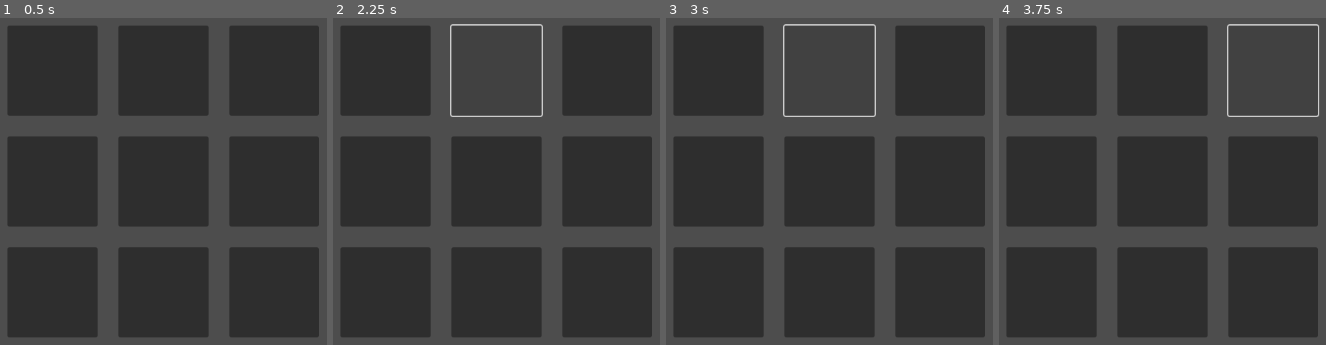
Above: before the commit, frames 1-4 (left to right).
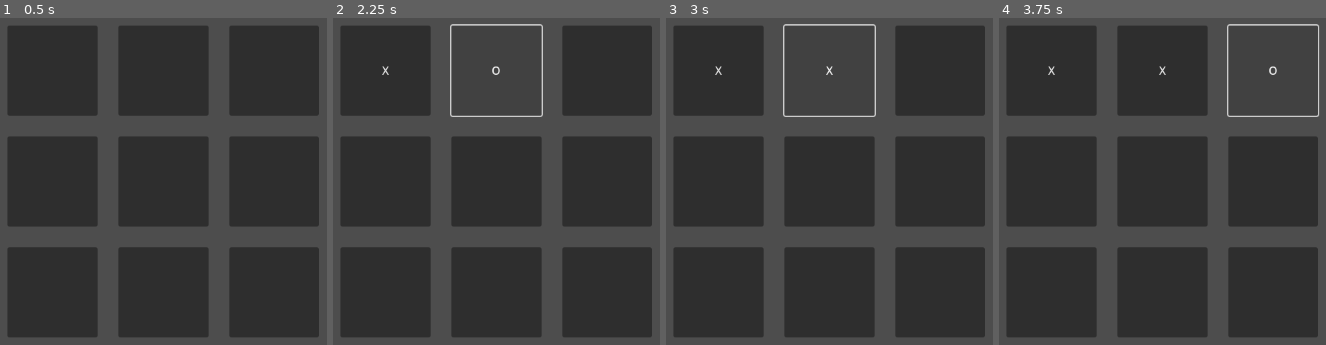
Above: after the commit, the same moments.

Repository: AlixBarreaux/tic-tac-two
Game: Godot game, scene res://scenes/game.tscn
Two runs of this game, one before a commit and one after it. Both use one fixed random seed, a clock stepped at 60 frames per second and the inputs below.
Inputs (mouse positions are in pixels of both pictures, inside the frame that each line leads up to):
- Up to frame 1 (0.5 s): no input
- Up to frame 2 (2.25 s): click (385, 70) at 0.5 s; click (385, 70) at 1.25 s; click (496, 70) at 2 s
- Up to frame 3 (3 s): click (829, 70) at 2.75 s
- Up to frame 4 (3.75 s): click (1273, 70) at 3.5 s

Frame 1 is identical in both runs. In frame 2, less than 0.1% of the frame differs, in the area x 14-52%, y 14-18%; in frame 3, less than 0.1%; in frame 4, 0.1%, in the area x 14-86%, y 14-18%.

Commit message:
Feat: Add basic game loop

Diff:
--- /dev/null
+++ b/autoloads/scripts/events.gd
@@ -0,0 +1,7 @@
+extends Node
+#class_name Events
+
+
+signal game_reset
+signal player_picked_cell(id: int)
+signal player_won(id: int)
--- /dev/null
+++ b/autoloads/scripts/settings.gd
@@ -0,0 +1,2 @@
+extends Node
+#class_name Settings
--- a/project.godot
+++ b/project.godot
@@ -15,9 +15,18 @@
 config/features=PackedStringArray("4.2", "Mobile")
 config/icon="res://miscellaneous/icon.svg"
 
+[audio]
+
+buses/default_bus_layout="res://resources/audio-bus-layouts/main_audio_bus_layout.tres"
+
+[autoload]
+
+Settings="*res://autoloads/scripts/settings.gd"
+Events="*res://autoloads/scripts/events.gd"
+
 [gui]
 
-theme/custom="res://resources/main_theme.tres"
+theme/custom="res://resources/themes/main_theme.tres"
 
 [rendering]
 
--- /dev/null
+++ b/resources/audio-bus-layouts/main_audio_bus_layout.tres
@@ -0,0 +1,15 @@
+[gd_resource type="AudioBusLayout" format=3 uid="uid://bmtyeae7fw6fd"]
+
+[resource]
+bus/1/name = &"Sound Effects"
+bus/1/solo = false
+bus/1/mute = false
+bus/1/bypass_fx = false
+bus/1/volume_db = 0.0
+bus/1/send = &"Master"
+bus/2/name = &"Music"
+bus/2/solo = false
+bus/2/mute = false
+bus/2/bypass_fx = false
+bus/2/volume_db = 0.0
+bus/2/send = &"Master"
--- a/scenes/button_cell.tscn
+++ b/scenes/button_cell.tscn
@@ -6,3 +6,5 @@
 size_flags_horizontal = 3
 size_flags_vertical = 3
 script = ExtResource("1_54p6b")
+
+[connection signal="pressed" from="." to="." method="_on_pressed"]
--- a/scenes/game.tscn
+++ b/scenes/game.tscn
@@ -1,9 +1,13 @@
-[gd_scene load_steps=3 format=3 uid="uid://vi1mnlp6oe6e"]
+[gd_scene load_steps=4 format=3 uid="uid://vi1mnlp6oe6e"]
 
 [ext_resource type="Script" path="res://scripts/board.gd" id="1_80fon"]
 [ext_resource type="PackedScene" uid="uid://c7fkf7oihcrlp" path="res://scenes/button_cell.tscn" id="1_b1dxv"]
+[ext_resource type="Script" path="res://scripts/game.gd" id="1_br1hd"]
 
 [node name="Game" type="Node"]
+script = ExtResource("1_br1hd")
+
+[node name="PlayerAI" type="Node" parent="."]
 
 [node name="CanvasLayer" type="CanvasLayer" parent="."]
 
@@ -41,7 +45,6 @@
 
 [node name="ButtonTopRight" parent="CanvasLayer/Control/Board" instance=ExtResource("1_b1dxv")]
 layout_mode = 2
-cell_owner = 2
 
 [node name="ButtonCenterLeft" parent="CanvasLayer/Control/Board" instance=ExtResource("1_b1dxv")]
 layout_mode = 2
@@ -51,7 +54,6 @@
 
 [node name="ButtonCenterRight" parent="CanvasLayer/Control/Board" instance=ExtResource("1_b1dxv")]
 layout_mode = 2
-cell_owner = 2
 
 [node name="ButtonBottomLeft" parent="CanvasLayer/Control/Board" instance=ExtResource("1_b1dxv")]
 layout_mode = 2
@@ -61,6 +63,3 @@
 
 [node name="ButtonBottomRight" parent="CanvasLayer/Control/Board" instance=ExtResource("1_b1dxv")]
 layout_mode = 2
-cell_owner = 2
-
-[node name="PlayerAI" type="Node" parent="."]
--- a/scripts/board.gd
+++ b/scripts/board.gd
@@ -4,8 +4,17 @@
 
 @export var cells: PackedInt32Array = []
 
+## List of all cells set to neutral
+var initial_cells: PackedInt32Array = []
+
+func reset() -> void:
+	for button_cell: ButtonCell in self.get_children():
+		cells = initial_cells
+	Events.game_reset.emit()
+
+
 ## All possible combinations to win, used to determine which player won.
-## Each array represents a line which contains indexes to use in cells var.
+## Each array represents a line which contains indexes to use in the var cells.
 const WINNING_CELLS_LINES: Array = [
 	[0, 1, 2],
 	[3, 4, 5],
@@ -18,56 +27,73 @@
   ]
 
 
-## List of all cells set to neutral
-var initial_cells: PackedInt32Array = []
-
-func reset() -> void:
-	for button_cell: ButtonCell in self.get_children():
-		cells = initial_cells
-
-
 func check_if_a_player_won() -> void:
 	for alignment_array in WINNING_CELLS_LINES:
-		print(alignment_array)
-
+		print("alignment_array: ", alignment_array)
 
 		var next_cell_owner: int = 0
 		var previous_cell_owner: int = 0
-		var first_iteration: bool = true
+
+		var iterations_count: int = 0
+		var max_iterations_count: int = 3
 
 		for cell_index in alignment_array:
-			#print("cell_index: ", cell_index)
+			if iterations_count == max_iterations_count:
+				iterations_count = 0
+			iterations_count += 1
+
 			next_cell_owner = cells[cell_index]
+			#print("next_cell_owner: ", next_cell_owner)
 
-			print("Next cell owner: ", next_cell_owner)
-			if first_iteration:
+			if iterations_count == 1:
 				print("First iteration, continue...")
-				first_iteration = false
 				previous_cell_owner = cells[cell_index]
 				continue
+			elif iterations_count == 2:
+				print("Second iteration")
+				if previous_cell_owner == next_cell_owner:
+					if previous_cell_owner == 0:
+						## 1st and 2nd cells are neutral
+						print("1st and 2nd cells are neutral! ", previous_cell_owner, " ", next_cell_owner)
+						break
+					print("1st and 2nd cells match! ", previous_cell_owner, " ", next_cell_owner)
+				else:
+					print("1st and 2nd cells mismatch!", previous_cell_owner, " ", next_cell_owner)
+					break
+			elif iterations_count == 3:
+				print("3rd iteration")
+				if previous_cell_owner == next_cell_owner:
+					if previous_cell_owner == 0:
+						print("2nd and 3rd cells are neutral! ", previous_cell_owner, " ", next_cell_owner)
+						break
+					print("2nd and 3rd cells match!", previous_cell_owner, " ", next_cell_owner)
+					print("Player ", previous_cell_owner, " wiiiiiiiiiiiiiiiiiiiiiiiiiiiiiiiiiiiiiiiiiiiiiiiiiiiiiiiiiins!")
+					Events.player_won.emit(previous_cell_owner)
+					return
+				else:
+					print("2nd and 3rd cells mismatch!", previous_cell_owner, " ", next_cell_owner)
+					break
 
 
-			print("previous_cell_owner:", previous_cell_owner)
-			#var next_cell_owner: int = cells[cell_index]
-			if previous_cell_owner != next_cell_owner:
-				print("No alignment!")
-			else:
-				if previous_cell_owner == EnumCellOwners.CellOwners.NEUTRAL:
-					print("Blank Alignment!\n\n")
-				else:
-					print("Correct Alignment!\n\n")
-					if previous_cell_owner == EnumCellOwners.CellOwners.PLAYER_1:
-						print("Player 1 wins!")
-					else:
-						print("Player 2 wins!")
-					return
+@onready var game_node: Game = get_tree().get_root().get_node("Game")
+
+func on_player_picked_cell(cell_id: int) -> void:
+	#print("Picked cell: ", cell_id)# INDEX ON cell ARRAY!
+	#print("Game node - current_player_id: ", game_node.current_player_id)
+	cells[cell_id] = game_node.current_player_id
+	check_if_a_player_won()
 
 
 func _ready() -> void:
-	# Build cell array for the first time
+	var button_index: int = 0
+
 	for button_cell: ButtonCell in self.get_children():
+		# Build cell array for the first time
 		initial_cells.push_back(button_cell.cell_owner)
+		# Build buttons cell ids
+		button_cell.cell_id = button_index
+		button_index += 1
+
+	Events.player_picked_cell.connect(on_player_picked_cell)
 
 	reset()
-
-	check_if_a_player_won()
--- a/scripts/button_cell.gd
+++ b/scripts/button_cell.gd
@@ -2,4 +2,31 @@
 class_name ButtonCell
 
 
+## Cell location
+@export var cell_id: int = 0
+## Who owns this cell
 @export var cell_owner: EnumCellOwners.CellOwners = EnumCellOwners.CellOwners.NEUTRAL
+
+@onready var game_node: Game = get_tree().get_root().get_node("Game")
+
+
+func _on_pressed() -> void:
+	cell_owner = game_node.current_player_id
+
+	match cell_owner:
+		EnumCellOwners.CellOwners.NEUTRAL:
+			self.set_text("")
+		EnumCellOwners.CellOwners.PLAYER_1:
+			self.set_text("O")
+		EnumCellOwners.CellOwners.PLAYER_2:
+			self.set_text("X")
+
+	Events.player_picked_cell.emit(cell_id)
+
+
+func on_game_reset() -> void:
+	self.set_text("")
+
+
+func _ready() -> void:
+	Events.game_reset.connect(on_game_reset)
--- /dev/null
+++ b/scripts/game.gd
@@ -0,0 +1,31 @@
+extends Node
+class_name Game
+
+
+enum PlayerTypes { HUMAN, AI }
+
+@export var player_1_type: PlayerTypes = PlayerTypes.HUMAN
+@export var player_2_type: PlayerTypes = PlayerTypes.AI
+
+## Player who is the first to play a move
+@export var starting_player: int = randi_range(1, 2)
+## ID of the player currently playing
+@onready var current_player_id: int = starting_player
+
+
+func on_player_picked_cell(_player_id: int) -> void:
+	if current_player_id == 1:
+		current_player_id = 2
+	else: current_player_id = 1
+
+
+func _ready() -> void:
+	randomize()
+	Events.player_picked_cell.connect(on_player_picked_cell)
+
+	if starting_player == 1:
+		current_player_id = 1
+	else:
+		current_player_id = 2
+
+	print("Player ", current_player_id , " got the first move!")
Renamed: resources/main_theme.tres -> resources/themes/main_theme.tres
